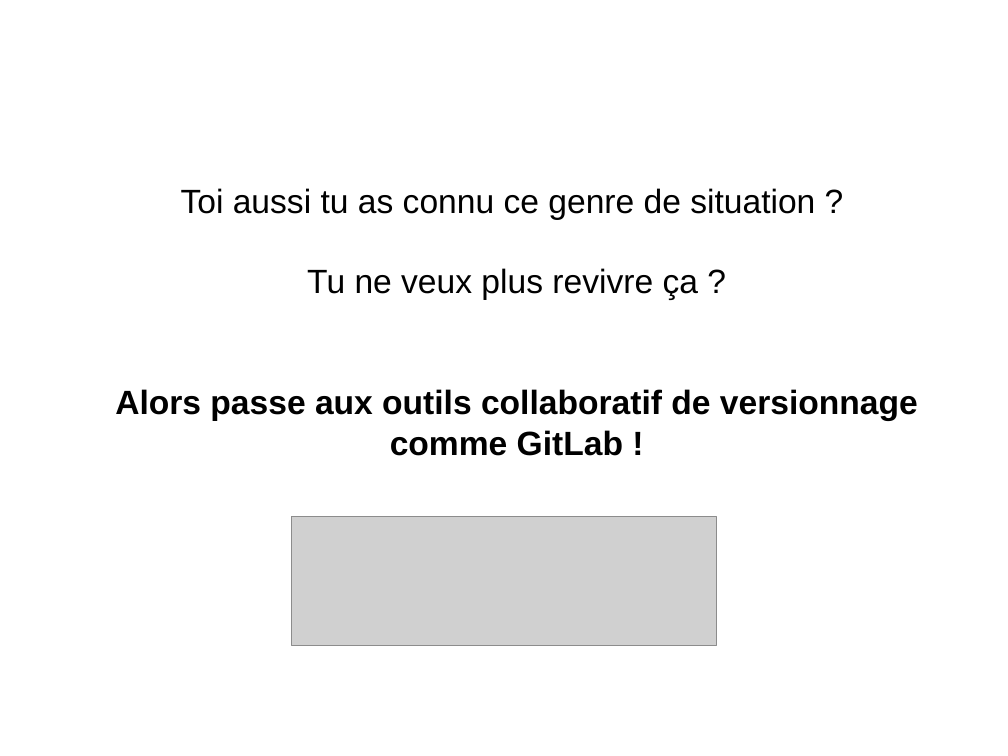
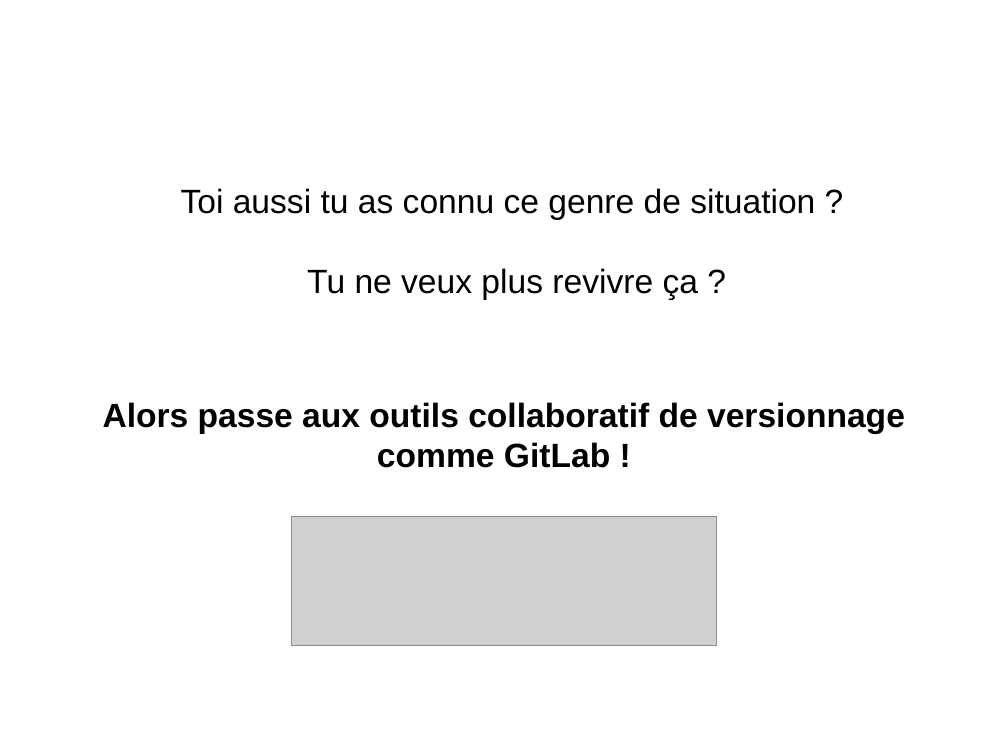
Before and after one commit to Heuclin/Git-sur-Rstudio, a slide deck: slide 3 of Présentation_gitlab_Rstudio.pptx. Drawn at 1008x756 pixels with LibreOffice and Linux fonts; fonts in the diff are those of the drawing; grey boxes stand for pictures; background and template pictures are left out. Boxes give left, top, right and bottom in pixels: in the first picture for what was removed or moved away, otherwise in the second. Text is boxed around its words. In the diff, an @@ line names an element or a change of style, - is before the commit and + after.

```diff
--- a/Présentation_gitlab_Rstudio.pptx
+++ b/Présentation_gitlab_Rstudio.pptx
@@ text at <box>115,389,918,456</box>: paragraphs removed @@
-Alors passe aux outils collaboratif de versionnage
-comme GitLab !
@@ text added at <box>103,402,905,468</box>, 24 pt, text #000000, bold @@
+Alors passe aux outils collaboratif de versionnage
+comme GitLab !
```
Also in this commit, not shown: 6 other slides changed, 3 slides added, 1 slide removed, 1 other file.
